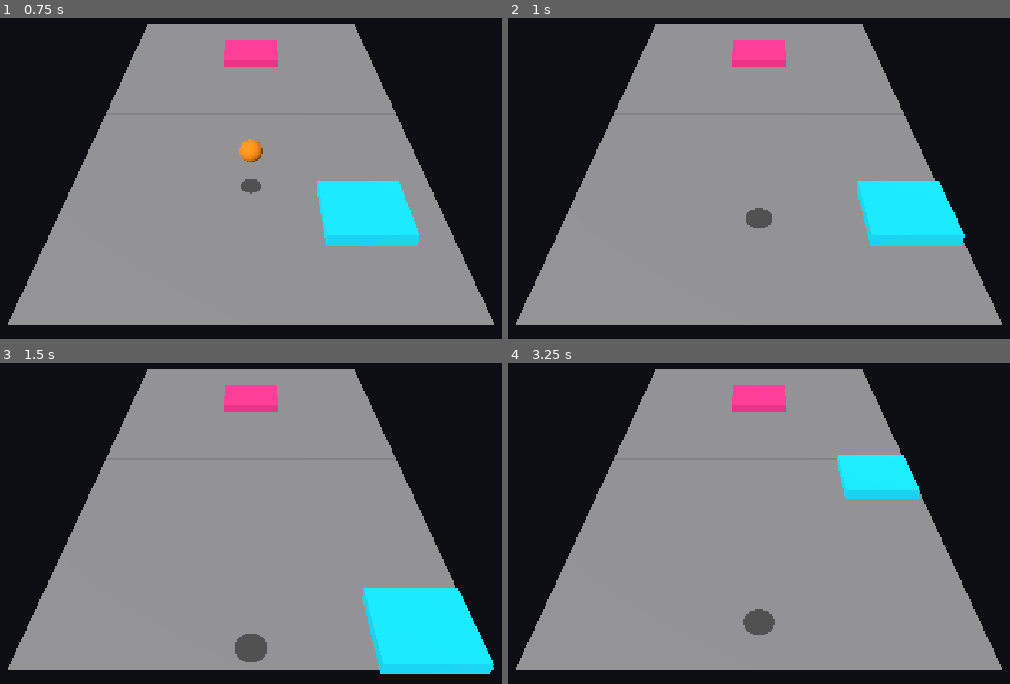
Above: before the commit, frames 1-4 (two rows, left to right).
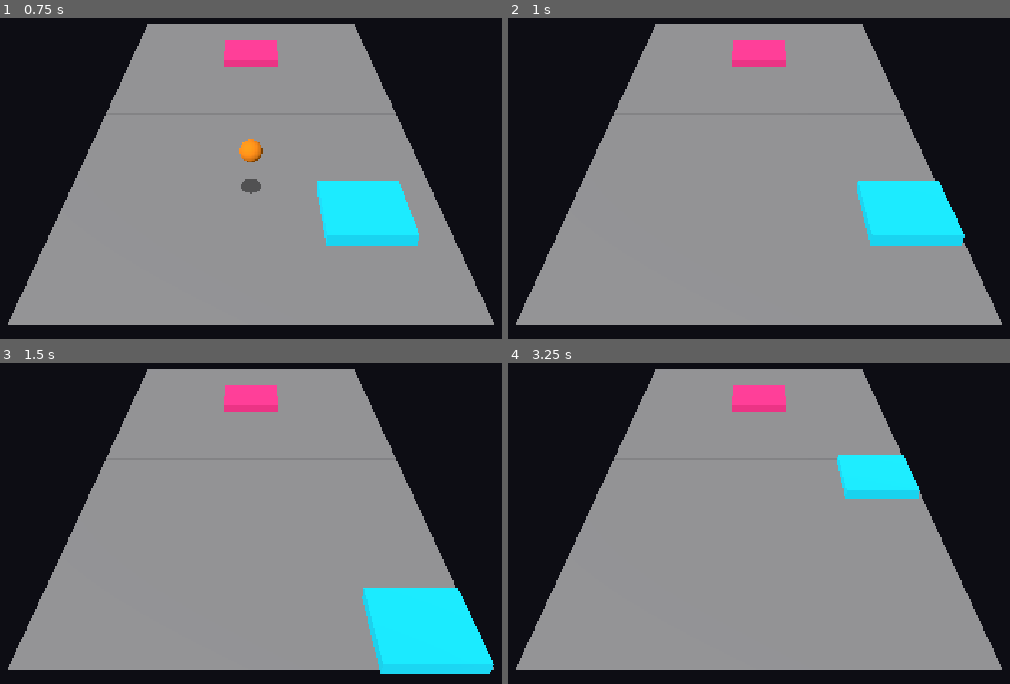
Above: after the commit, the same moments.

Repository: konserva93/galaxy-pong-2
Game: Godot game, scene res://scenes/Main.tscn
Same seed, same stepped clock (60 frames per second), same inputs: the game is played once before the commit and once after it.
Inputs (mouse positions are in pixels of both pictures, inside the frame that each line leads up to):
- Up to frame 1 (0.75 s): move the mouse to (426, 91) at 0.52 s; hold D (move_right) from 0.53 s (still down)
- Up to frame 2 (1 s): keep holding D (move_right)
- Up to frame 3 (1.5 s): move the mouse to (90, 481) at 1.27 s; release D (move_right) at 1.28 s; hold S (move_back) from 1.28 s (still down)
- Up to frame 4 (3.25 s): move the mouse to (outside the picture) at 2.02 s; release S (move_back) at 2.03 s; hold D (move_right) 2.03-2.78 s; move the mouse to (718, 549) at 2.77 s; hold W (move_forward) from 2.78 s (still down)

Frame 1 is identical in both runs. In frame 2, 0.3% of the frame differs, in the area x 47-53%, y 59-66%; in frame 3, 0.5%, in the area x 46-54%, y 84-94%; in frame 4, 0.4%.

Commit message:
fix: ball never returning / visibly falling through the goal pause
Two issues found in the very first full playtest of 1.7:

1. "Sometimes doesn't come back": an out-of-bounds exit with nobody
   having hit the ball yet (_last_hitter_side == "") used to just
   return without scoring. A serve that goes out untouched -- or any
   other no-hitter case -- left the ball flying forever with nothing
   to ever reset it, since GameManager only reacts to point_scored.
   Now falls back to the same half-based rule floor touches use, so
   _check_out_of_bounds always resolves a winner and the rally always
   ends.

2. "Keeps falling for a long time": the ball kept simulating and
   stayed visible for the entire goal_pause_seconds pause, visibly
   plummeting (or drifting out past the field) before finally
   snapping back. _physics_process now returns immediately once a
   point is scored (frozen in place) and the ball hides itself;
   launch() un-freezes and re-shows it. Also fixed the underlying
   pause timer to use process_in_physics=true instead of the default
   idle-time timer, so the pause is measured on the same clock as
   the rest of the game's physics rather than wall/idle time (found
   because a test scoring a point via a raw point_scored.emit(...) --
   which does not freeze the ball -- let its physics keep running in
   the background and trigger a second, real score event mid-wait,
   racing a second GameManager pause coroutine against the first).

tests/game_loop_test.gd gained two sections covering both fixes
directly (freeze+hide during the pause, full recovery from an
unhit out-of-bounds serve) and now triggers points through
ball._score_point(winner) instead of emitting the signal raw, to
avoid the same background-physics race in the test itself.
ball_shadow_test.gd and goal_out_test.gd updated for the new
freeze-on-score behavior and the no-hitter-still-scores rule
respectively. All 7 tests pass.

Diff:
--- a/scripts/ball.gd
+++ b/scripts/ball.gd
@@ -62,6 +62,9 @@
 
 
 func _physics_process(delta: float) -> void:
+	if _point_scored_this_rally:
+		return # очко уже начислено — мяч замирает, ждёт следующей подачи от GameManager
+
 	var y_before := position.y
 
 	velocity.y += ball_gravity * delta
@@ -96,6 +99,7 @@
 	# Новый запуск = новый розыгрыш: никто ещё не отбивал, очко ещё не начислено.
 	_last_hitter_side = ""
 	_point_scored_this_rally = false
+	visible = true
 
 
 func _check_paddle_hits(y_before: float, y_after: float) -> void:
@@ -183,13 +187,22 @@
 	if within_bounds:
 		return
 
+	var winner: String
 	if _last_hitter_side == "":
-		return # никто ещё не отбивал в этом розыгрыше -- штрафовать некого
-
-	var winner := "ai" if _last_hitter_side == "player" else "player"
+		# Никто ещё не отбивал (например, не приняли подачу, и мяч улетел за
+		# границы раньше, чем успел коснуться пола) — некого штрафовать по
+		# правилу аута, поэтому считаем это как обычное "не принял подачу":
+		# очко сопернику половины, где сейчас мяч (та же логика, что и при
+		# касании пола). Раньше в этом случае функция просто выходила без
+		# счёта — мяч продолжал лететь и мог не вернуться никогда, это баг.
+		winner = "ai" if position.z > 0.0 else "player"
+	else:
+		winner = "ai" if _last_hitter_side == "player" else "player"
+
 	_score_point(winner)
 
 
 func _score_point(winner: String) -> void:
 	_point_scored_this_rally = true
+	visible = false # не висеть в воздухе/за краем поля до следующей подачи
 	point_scored.emit(winner)
--- a/scripts/game_manager.gd
+++ b/scripts/game_manager.gd
@@ -56,7 +56,10 @@
 		return
 
 	var receiver := "ai" if winner == "player" else "player"
-	await _ball.get_tree().create_timer(goal_pause_seconds).timeout
+	# process_in_physics=true: пауза отсчитывается по физическим тикам, а не
+	# по idle-времени — держит её на той же временной шкале, что и всю
+	# остальную игровую логику (и что предсказуемо для headless-тестов).
+	await _ball.get_tree().create_timer(goal_pause_seconds, true, true).timeout
 	_serve_toward(receiver)
 
 
--- a/tests/ball_shadow_test.gd
+++ b/tests/ball_shadow_test.gd
@@ -25,6 +25,10 @@
 	var shadow: MeshInstance3D = ball.get_node("ShadowMesh")
 	var paddle: Area3D = main.get_node("PlayerPaddle")
 
+	# Независимо от того, что задал GameManager при первой подаче -- берём
+	# известную скорость, чтобы траектория (и момент возможного гола) была
+	# предсказуемой.
+	ball.launch(Vector3(0.0, 8.0, 0.0))
 	await _check_ground_tracking(ball, shadow)
 	await _check_paddle_surface(ball, shadow, paddle)
 
@@ -51,6 +55,11 @@
 
 	paddle.position = Vector3(0.0, 1.0, 5.0)
 	paddle._previous_position = paddle.position
+	# launch() снимает "мяч замер после гола" (см. ball.gd _physics_process) --
+	# без этого, если мяч успел набрать очко за 60 кадров предыдущей проверки,
+	# физика (и вместе с ней _update_shadow) вообще не выполняется, и тень
+	# просто не сдвинется на следующий кадр.
+	ball.launch(Vector3.ZERO)
 	ball.position = Vector3(0.0, 3.0, 5.0) # прямо над веслом
 	await physics_frame
 	var world_shadow_y: float = ball.position.y + shadow.position.y
@@ -61,6 +70,7 @@
 	# Огромное смещение по X гарантирует отсутствие пересечения с ЛЮБЫМ
 	# веслом независимо от его текущего Z (AI-весло тоже в группе "paddles"
 	# и могло само куда-то уехать за предыдущие проверки).
+	ball.launch(Vector3.ZERO)
 	ball.position = Vector3(-999.0, 3.0, 5.0)
 	await physics_frame
 	world_shadow_y = ball.position.y + shadow.position.y
--- a/tests/game_loop_test.gd
+++ b/tests/game_loop_test.gd
@@ -1,11 +1,22 @@
 extends SceneTree
 
-## Регрессия для GameManager.gd + main.gd (задача 1.7):
+## Регрессия для GameManager.gd + main.gd (задача 1.7) и двух фиксов, найденных
+## на плейтесте сразу после неё:
 ## - при старте сцены сразу происходит первая подача (без паузы);
 ## - point_scored увеличивает счёт и эмитит score_changed;
 ## - после гола — пауза goal_pause_seconds, затем автоподача в сторону
 ##   принимающего (того, кто ПРОПУСТИЛ предыдущее очко — GameDesign 3.4);
+## - мяч замирает и скрывается сразу в момент гола (а не продолжает падать/
+##   лететь на виду всю паузу — было "мяч долго падает после гола");
+## - розыгрыш без единого удара, ушедший в аут, всё равно доходит до подачи
+##   (было "иногда не возвращается" — см. ball.gd _check_out_of_bounds);
 ## - по достижении SCORE_TO_WIN — game_over и подачи прекращаются.
+##
+## Важно: точки начисляются через ball._score_point(winner), а не через
+## point_scored.emit(...) напрямую — emit() не замораживает мяч, и он
+## продолжал бы реально жить своей физикой в фоне между проверками, что на
+## практике уже приводило к гонке параллельных таймеров паузы в GameManager
+## и ложным провалам последующих секций.
 ##
 ## Запуск: см. reference-godot-cli в памяти проекта.
 
@@ -42,6 +53,8 @@
 	_ok = _ok and ball.velocity.length() > 0.0
 
 	await _check_point_and_reserve(game_manager, ball)
+	await _check_ball_freezes_and_hides_during_pause(game_manager, ball)
+	await _check_unhit_out_of_bounds_still_recovers(game_manager, ball)
 	await _check_game_over_stops_serving(game_manager, ball)
 
 	print("RESULT: ", "PASS" if _ok else "FAIL")
@@ -54,7 +67,7 @@
 	_score_changed_events.clear()
 	var start_pos: Vector3 = ball.position
 	# AI получает очко (игрок "пропустил") -> принимающий следующей подачи — игрок (Z>0).
-	ball.point_scored.emit("ai")
+	ball._score_point("ai")
 	await physics_frame
 
 	print("score after point: player=%d ai=%d, events=%s" % [game_manager.player_score, game_manager.ai_score, _score_changed_events])
@@ -74,6 +87,55 @@
 	_ok = _ok and ball.velocity.z > 0.0
 
 
+func _check_ball_freezes_and_hides_during_pause(game_manager: Node, ball: Area3D) -> void:
+	print("--- ball freezes in place and hides during the goal pause (not visibly falling) ---")
+
+	ball.launch(Vector3(0.0, 8.0, -3.0))
+	await physics_frame
+	ball._score_point("player")
+	await physics_frame
+
+	print("right after point: visible=%s" % ball.visible)
+	_ok = _ok and ball.visible == false
+
+	var frozen_pos: Vector3 = ball.position
+	var frozen_vel: Vector3 = ball.velocity
+	for i in range(20): # намного меньше, чем goal_pause_seconds*60 -- ещё внутри паузы
+		await physics_frame
+	print("20 frames into the pause: position=%s (expect unchanged %s), velocity=%s (expect unchanged %s)" % [ball.position, frozen_pos, ball.velocity, frozen_vel])
+	_ok = _ok and ball.position.is_equal_approx(frozen_pos)
+	_ok = _ok and ball.velocity.is_equal_approx(frozen_vel)
+
+	var frames_remaining: int = int(game_manager.goal_pause_seconds * 60.0) - 20 + 10
+	for i in range(frames_remaining):
+		await physics_frame
+	print("after full pause: visible=%s velocity=%s (expect visible again, moving)" % [ball.visible, ball.velocity])
+	_ok = _ok and ball.visible == true
+	_ok = _ok and not ball.velocity.is_equal_approx(frozen_vel)
+
+
+func _check_unhit_out_of_bounds_still_recovers(game_manager: Node, ball: Area3D) -> void:
+	print("--- a serve that goes out untouched still completes a full score+serve cycle (regression: used to fly away forever) ---")
+
+	ball.launch(Vector3(30.0, 0.0, 0.0)) # быстро уйдёт за пределы поля по X, никто не отбивал
+	var events_before: int = game_manager.ai_score + game_manager.player_score
+	var frames: int = 0
+	var max_frames: int = 300 # 5 секунд с запасом -- если завис, тест сам не зависнет
+	while (game_manager.ai_score + game_manager.player_score) == events_before and frames < max_frames:
+		await physics_frame
+		frames += 1
+	print("scored after %d frames (max %d)" % [frames, max_frames])
+	_ok = _ok and frames < max_frames
+
+	# Дожидаемся окончания паузы и новой подачи -- мяч должен снова стать видимым и полететь.
+	var frames_to_wait: int = int((game_manager.goal_pause_seconds + 0.5) * 60.0)
+	for i in range(frames_to_wait):
+		await physics_frame
+	print("after recovery: visible=%s velocity=%s (expect visible, moving again)" % [ball.visible, ball.velocity])
+	_ok = _ok and ball.visible == true
+	_ok = _ok and ball.velocity.length() > 0.0
+
+
 func _check_game_over_stops_serving(game_manager: Node, ball: Area3D) -> void:
 	print("--- reaching SCORE_TO_WIN triggers game_over and stops further serves ---")
 
@@ -82,7 +144,7 @@
 	game_manager.ai_score = 0
 	_game_over_winner = ""
 
-	ball.point_scored.emit("player")
+	ball._score_point("player")
 	await physics_frame
 
 	print("player_score=%d game_over_winner=%s" % [game_manager.player_score, _game_over_winner])
--- a/tests/goal_out_test.gd
+++ b/tests/goal_out_test.gd
@@ -4,7 +4,10 @@
 ## - касание пола на своей/чужой половине начисляет очко правильной стороне;
 ## - аут по X и по Z штрафует последнего отбившего, а не привязан к тому,
 ##   на чьей половине мяч вышел за границы;
-## - аут без единого удара за розыгрыш не начисляет очко (некого штрафовать);
+## - аут БЕЗ единого удара за розыгрыш (например, не приняли подачу) всё
+##   равно начисляет очко (по правилу "чья половина" — как при касании пола),
+##   а не оставляет мяч без начисления — раньше это был баг: розыгрыш мог
+##   никогда не завершиться, мяч просто улетал навсегда;
 ## - сигнал point_scored не срабатывает повторно в рамках одного розыгрыша;
 ## - сигнал доходит до GameManager.register_point.
 ##
@@ -38,9 +41,9 @@
 	ball.velocity = Vector3(0.0, -4.0, 0.0)
 	_received.clear()
 	await physics_frame
-	print("[floor, player half] received=%s GameManager.last_point_winner=%s" % [_received, game_manager.last_point_winner])
+	print("[floor, player half] received=%s GameManager.ai_score=%d" % [_received, game_manager.ai_score])
 	_ok = _ok and _received == ["ai"]
-	_ok = _ok and game_manager.last_point_winner == "ai"
+	_ok = _ok and game_manager.ai_score == 1
 
 	ball.launch(Vector3(0.0, -4.0, 0.0)) # launch() сбрасывает состояние розыгрыша
 	ball.position = Vector3(0.0, 0.05, -3.0) # половина AI
@@ -67,13 +70,15 @@
 	print("[out via Z, last hitter ai] received=%s" % [_received])
 	_ok = _ok and _received == ["player"]
 
+	# Аут без единого удара -- не должен зависать без результата: очко по
+	# правилу "чья половина" (мяч на положительной Z, половине игрока -> AI).
 	ball.launch(Vector3(0.0, 0.0, 0.0))
-	ball.position = Vector3(0.0, 3.0, 0.0)
+	ball.position = Vector3(0.0, 3.0, 5.0)
 	_received.clear()
 	ball.position.x = 6.0
 	await physics_frame
-	print("[out, no hitter yet] received=%s (expect empty)" % [_received])
-	_ok = _ok and _received.is_empty()
+	print("[out, no hitter yet -> falls back to half-based rule] received=%s (expect ['ai'])" % [_received])
+	_ok = _ok and _received == ["ai"]
 
 	ball.launch(Vector3(0.0, -4.0, 0.0))
 	ball.position = Vector3(0.0, 0.05, 3.0)
